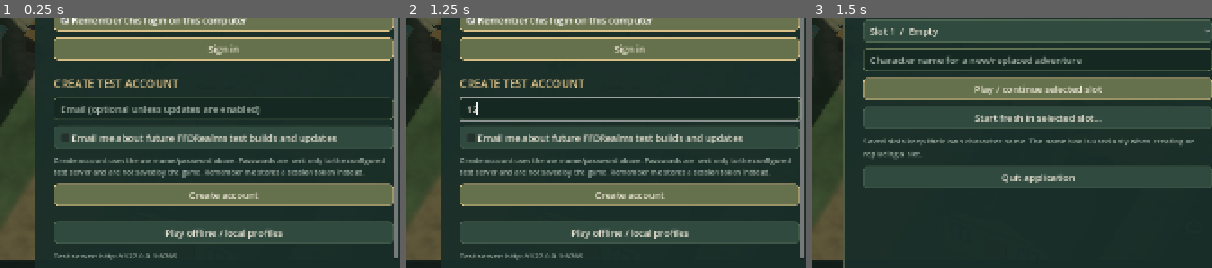
Above: before the commit, frames 1-3 (left to right).
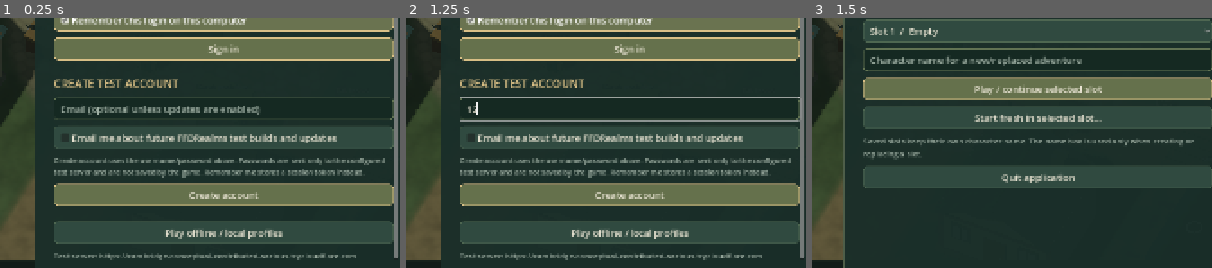
Above: after the commit, the same moments.

Repository: FFDevelopment/FFDRealms
Game: Godot game, scene res://scenes/bootstrap.tscn
The game is run twice, just before and just after one commit, with the same random seed, the same clock (stepped at 60 frames per second) and the same inputs.
Inputs (mouse positions are % of the whole screen's width and height, from its top left):
- Up to frame 1 (0.25 s): no input
- Up to frame 2 (1.25 s): click (50, 29) at 0.52 s; type "Alex" at 0.6 s; click (50, 35) at 0.75 s; type "12" at 0.83 s; click (50, 59) at 0.98 s; type "12" at 1.07 s
- Up to frame 3 (1.5 s): click "Play offline / local profiles" at 1.25 s
The pictures show only the part of the screen within x 22-72%, y 40-90%; the shares and areas given below are measured in that part.

The runs differ from the first frame. In frame 1, 0.7% of the frame differs, in the area x 29-89%, y 94-97%; in frame 2, 0.7%; in frame 3, nothing differs.

Commit message:
Point multiplayer test build at active Cloudflare tunnel

Diff:
--- a/project.godot
+++ b/project.godot
@@ -40,7 +40,7 @@
 
 [ffdrealms]
 
-network/server_url="http://127.0.0.1:8765"
+network/server_url="https://cambridge-conceptual-contributed-various.trycloudflare.com"
 visuals/world_textures=true
 visuals/normal_maps=true
 
